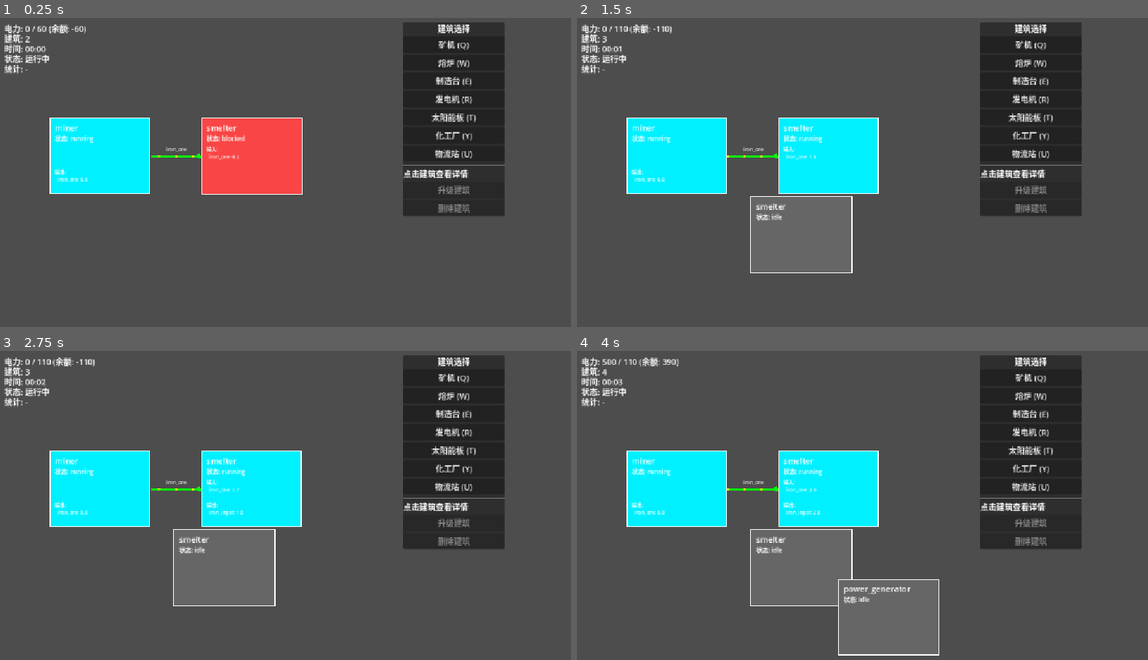
Above: before the commit, frames 1-4 (two rows, left to right).
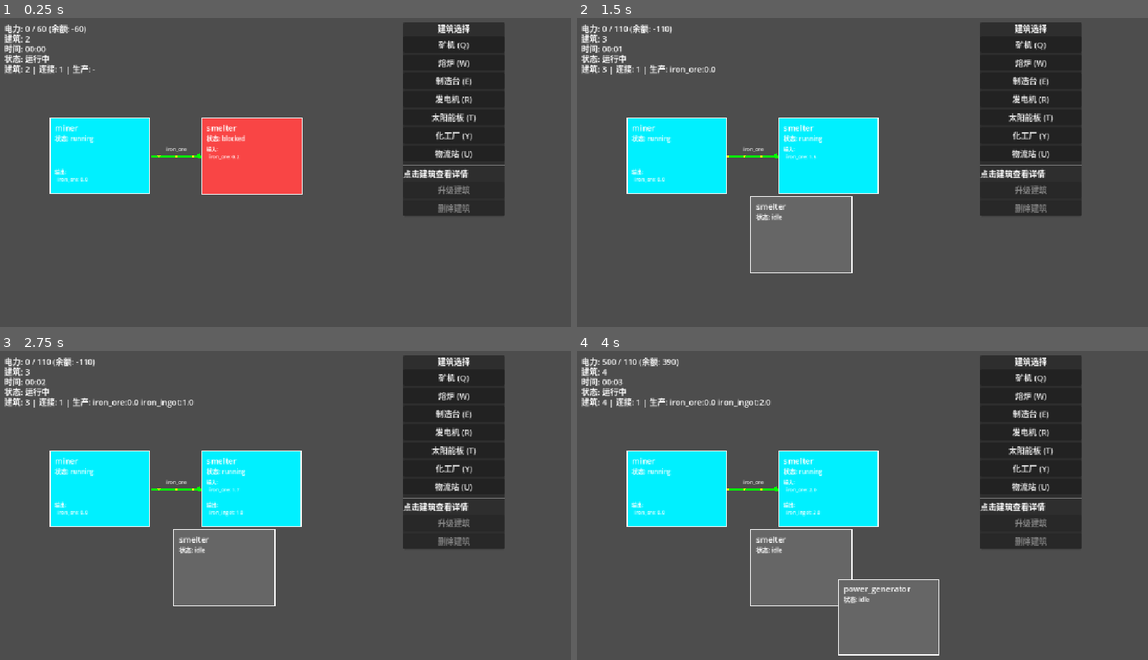
Above: after the commit, the same moments.

Repository: Vantex/cardFactory
Game: Godot game, scene res://scenes/main/Main.tscn
Same seed, same stepped clock (60 frames per second), same inputs: the game is played once before the commit and once after it.
Inputs (mouse positions are in pixels of both pictures, inside the frame that each line leads up to):
- Up to frame 1 (0.25 s): no input
- Up to frame 2 (1.5 s): tap Enter at 0.5 s; move the mouse to (993, 163) at 0.52 s; hold W 0.53-1.25 s; tap Delete at 0.6 s; click (993, 163) at 0.67 s; drag from (748, 197) to (839, 246) at 1.27 s
- Up to frame 3 (2.75 s): move the mouse to (348, 440) at 2.02 s; hold W from 2.03 s (still down); tap E at 2.1 s
- Up to frame 4 (4 s): release W at 2.75 s; drag from (839, 579) to (691, 465) at 2.77 s; move the mouse to (1039, 564) at 3.52 s; tap T at 3.6 s

The runs differ from the first frame. In frame 1, 0.2% of the frame differs, in the area x 0-17%, y 15-19%; in frame 2, 0.3%; in frame 3, 0.4%; in frame 4, 0.4%, in the area x 0-35%, y 15-19%.
Error before the commit: Invalid call. Nonexistent function 'get_all_statistics' in base 'RefCounted (StatisticsSystem)'. (res://scripts/game/SimulationEngine.gd:67)

Commit message:
fix(stats): restore HUD summary contract (task 3/6)

Diff:
--- a/scenes/ui/HUD.gd
+++ b/scenes/ui/HUD.gd
@@ -68,9 +68,15 @@
 
 func _update_statistics():
     var stats = GameManager.get_simulation_engine().get_statistics()
-    if stats.has("item_totals"):
-        var totals = stats["item_totals"]
-        var stats_text = "生产: "
-        for item_id in totals:
-            stats_text += item_id + ":" + str(snapped(totals[item_id], 0.1)) + " "
-        stats_label.text = stats_text
+    var production: Dictionary = stats.get("production", {})
+    var total_buildings = int(stats.get("total_buildings", 0))
+    var total_connections = int(stats.get("total_connections", 0))
+    var stats_text = "建筑: %d | 连接: %d | 生产: " % [total_buildings, total_connections]
+
+    if production.is_empty():
+        stats_label.text = stats_text + "-"
+        return
+
+    for item_id in production:
+        stats_text += "%s:%s " % [item_id, snapped(production[item_id], 0.1)]
+    stats_label.text = stats_text
--- a/scripts/game/SimulationEngine.gd
+++ b/scripts/game/SimulationEngine.gd
@@ -64,5 +64,5 @@
 
 func get_statistics() -> Dictionary:
     if statistics_system:
-        return statistics_system.get_all_statistics()
+        return statistics_system.get_statistics_summary()
     return {}
Not shown, changed: tools/run_tests.ps1
